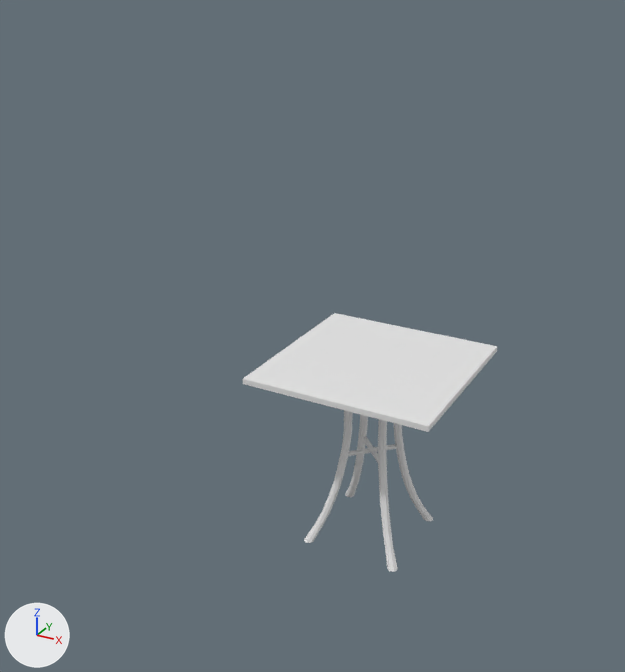
One commit to the glTF model public/models/table.glb: the scene before it, then after it.
Before and after are seen from a 50 mm camera at (9.21, -20.44, 16.36) aimed at (-1.74, -0.53, 6.4). The axes (+X, +Y, +Z) are drawn at lower left. The lights are the same throughout. Where no turn or scale is listed for an object, it has been applied to the vertices.

Objects in the first picture: 'table'.
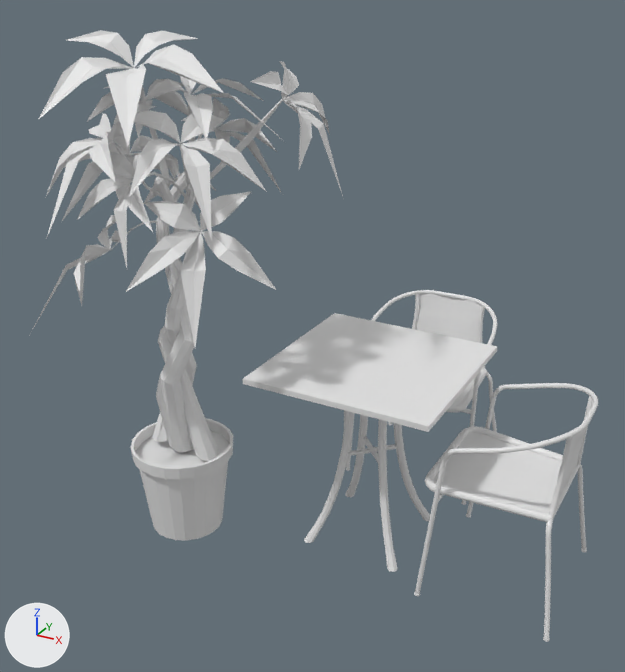
What differs and where, as boxes [x1, y1, x2, y2] in the pictures (625 x 672 px):
'moneyTree', added
    after: [30, 30, 344, 540]
'chairs', added
    after: [346, 290, 598, 642]

What changed in the scene script:
```text
Add me_plane_002:
    me_plane_002.from_pydata(...)  # 3556 vertices, 7000 faces; spans x -2.19..6.17, y 1.41..10.0, z -10.78..-5.07
Add me_object_13_001:
    me_object_13_001.from_pydata(...)  # 1191 vertices, 1580 faces; spans x -3.25..4.27, y -3.51..3.42, z -7.97..6.62
Add ob_chairs:
    ob_chairs = bpy.data.objects.new('chairs', me_plane_002)
    ob_chairs.location = (0.01, -3.65, 10.84)
Add ob_moneytree:
    ob_moneytree = bpy.data.objects.new('moneyTree', me_object_13_001)
    ob_moneytree.location = (-5.15, -2.29, 8.0)
```
